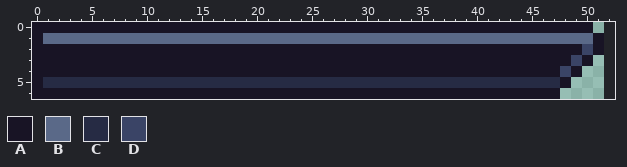
Two versions of one pixel-art file, Data/Assets/Sprites/Gui/AsepriteFiles/frame_mana.aseprite. The first picture shows the starting point.
52x8 pixels, 1 frame. The old version is drawn lined up with the new one, on the new canvas.
Palette (. is transparent): A #181425  B #5a6988  C #262b44  D #3a4466
After:
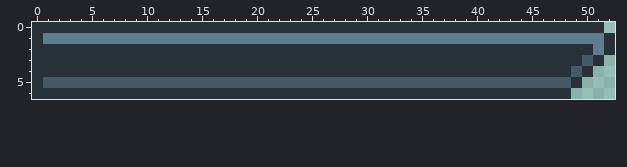
Difference:
canvas 52x8 -> 53x7 (the part of the old canvas that was cut away was empty and is not shown)
Colour A changes from #181425 to #263238.
Colour B changes from #5a6988 to #607d8b.
Colour C changes from #262b44 to #455a64.
The author put colour A in row 0 at x 51; in rows 1 to 2 at x 52; in row 3 at x 51; in row 4 at x 50; in row 5 at x 49; in row 6 at x 48.
Colour D becomes colour A in row 2 at x 50; in row 3 at x 49; in row 4 at x 48.
Colour A becomes colour B in rows 1 to 2 at x 51.
Colour A becomes colour C in row 3 at x 50; in row 4 at x 49; in row 5 at x 48.
